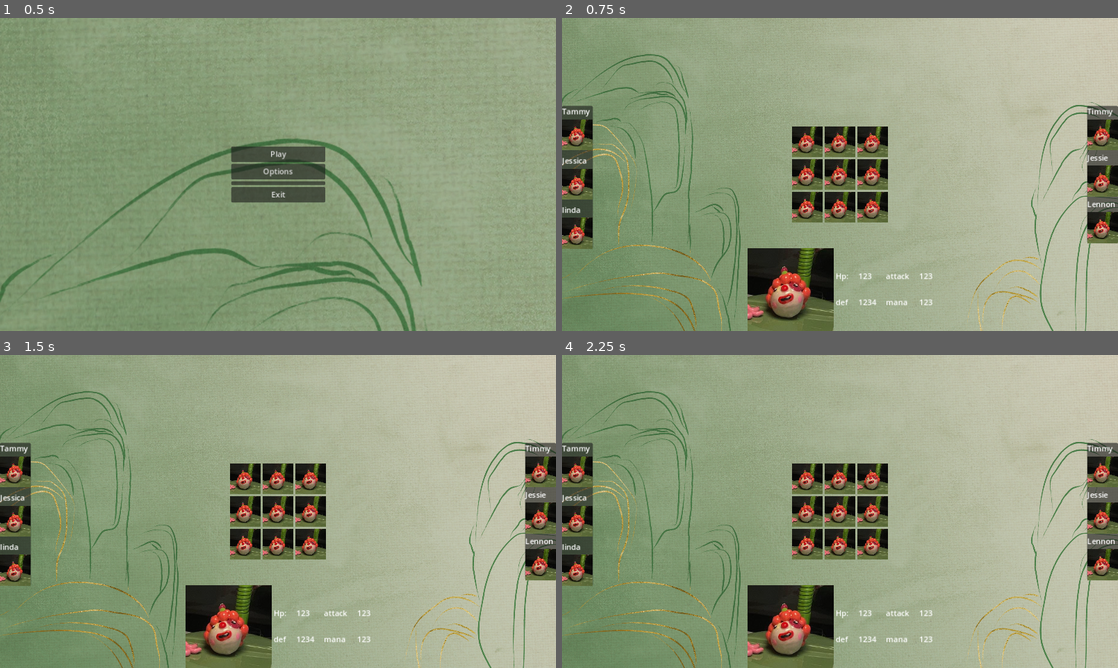
Above: before the commit, frames 1-4 (two rows, left to right).
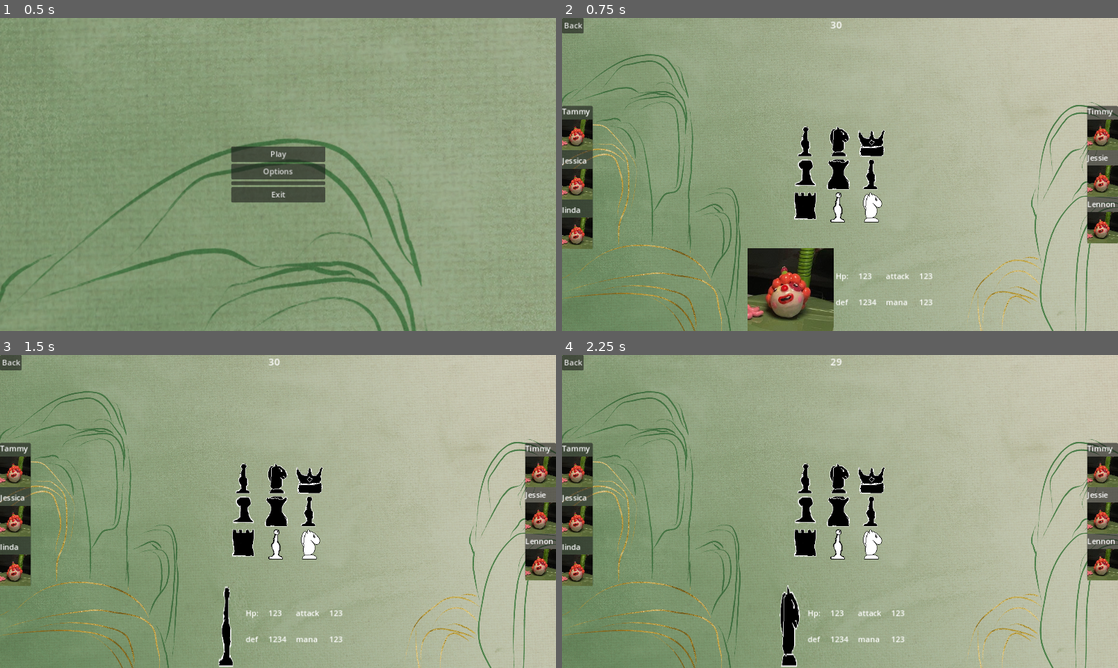
Above: after the commit, the same moments.

Repository: pt80/boardGame
Game: Godot game, scene res://scenes/mainMenu.tscn
The game is run twice, just before and just after one commit, with the same random seed, the same clock (stepped at 60 frames per second) and the same inputs.
Inputs (mouse positions are in pixels of both pictures, inside the frame that each line leads up to):
- Up to frame 1 (0.5 s): no input
- Up to frame 2 (0.75 s): click "Play" at 0.5 s
- Up to frame 3 (1.5 s): click (244, 480) at 1.27 s
- Up to frame 4 (2.25 s): click (840, 480) at 2.02 s

Frame 1 is identical in both runs. In frame 2, 4.9% of the frame differs, in the area x 0-59%, y 0-66%; in frame 3, 9.3%, in the area x 0-67%, y 0-100%; in frame 4, 9.3%.

Commit message:
added select buttons

Diff:
--- a/project.godot
+++ b/project.godot
@@ -17,6 +17,7 @@
 [autoload]
 
 GameManager="*res://scripts/game_manager.gd"
+CharacterData="*res://scripts/character_data.gd"
 
 [display]
 
--- /dev/null
+++ b/scenes/characterSelect.gd
@@ -0,0 +1,29 @@
+extends Control
+
+@onready var timer_label = $CanvasLayer/timerLabel
+@onready var character_select = $CanvasLayer/characterSelect
+@onready var selected_info = $CanvasLayer/selectedInfo
+@onready var selected_image = $CanvasLayer/selectedInfo/selectedImage
+
+var selectionTime = 30
+
+func _ready():
+	for i in CharacterData.units:
+		var image = TextureButton.new()
+		image.texture_normal = load(CharacterData.units[i]['image'])
+		character_select.add_child(image)
+		image.connect("pressed", updateSelectedUnit.bind(i))
+		print(CharacterData.units[i]['image'])
+
+func updateSelectedUnit(selected):
+	print(selected)
+	selected_image.texture = load(CharacterData.units[selected]['image'])
+
+func _on_timer_timeout():
+	selectionTime -= 1
+	if selectionTime == 0:
+		selectionTime = 30
+	timer_label.text = str(selectionTime)
+
+func _on_back_pressed():
+	get_tree().change_scene_to_file("res://scenes/mainMenu.tscn")
--- a/scenes/characterSelect.tscn
+++ b/scenes/characterSelect.tscn
@@ -1,6 +1,7 @@
-[gd_scene load_steps=3 format=3 uid="uid://dmafqghepc407"]
+[gd_scene load_steps=4 format=3 uid="uid://dmafqghepc407"]
 
 [ext_resource type="Texture2D" uid="uid://bybsb2to22jbt" path="res://images/GH3SBvzacAElecm.jpg" id="1_26ryc"]
+[ext_resource type="Script" path="res://scenes/characterSelect.gd" id="1_wysl2"]
 [ext_resource type="Texture2D" uid="uid://bukp8g7xdqoa8" path="res://images/testUnit.png" id="2_3ptpw"]
 
 [node name="characterSelection" type="Control"]
@@ -10,6 +11,10 @@
 anchor_bottom = 1.0
 grow_horizontal = 2
 grow_vertical = 2
+script = ExtResource("1_wysl2")
+
+[node name="Timer" type="Timer" parent="."]
+autostart = true
 
 [node name="CanvasLayer" type="CanvasLayer" parent="."]
 
@@ -136,62 +141,7 @@
 grow_vertical = 2
 columns = 3
 
-[node name="TextureRect" type="TextureRect" parent="CanvasLayer/characterSelect"]
-custom_minimum_size = Vector2(64, 64)
-layout_mode = 2
-texture = ExtResource("2_3ptpw")
-expand_mode = 1
-
-[node name="TextureRect2" type="TextureRect" parent="CanvasLayer/characterSelect"]
-custom_minimum_size = Vector2(64, 64)
-layout_mode = 2
-texture = ExtResource("2_3ptpw")
-expand_mode = 1
-
-[node name="TextureRect3" type="TextureRect" parent="CanvasLayer/characterSelect"]
-custom_minimum_size = Vector2(64, 64)
-layout_mode = 2
-texture = ExtResource("2_3ptpw")
-expand_mode = 1
-
-[node name="TextureRect4" type="TextureRect" parent="CanvasLayer/characterSelect"]
-custom_minimum_size = Vector2(64, 64)
-layout_mode = 2
-texture = ExtResource("2_3ptpw")
-expand_mode = 1
-
-[node name="TextureRect5" type="TextureRect" parent="CanvasLayer/characterSelect"]
-custom_minimum_size = Vector2(64, 64)
-layout_mode = 2
-texture = ExtResource("2_3ptpw")
-expand_mode = 1
-
-[node name="TextureRect6" type="TextureRect" parent="CanvasLayer/characterSelect"]
-custom_minimum_size = Vector2(64, 64)
-layout_mode = 2
-texture = ExtResource("2_3ptpw")
-expand_mode = 1
-
-[node name="TextureRect7" type="TextureRect" parent="CanvasLayer/characterSelect"]
-custom_minimum_size = Vector2(64, 64)
-layout_mode = 2
-texture = ExtResource("2_3ptpw")
-expand_mode = 1
-
-[node name="TextureRect8" type="TextureRect" parent="CanvasLayer/characterSelect"]
-custom_minimum_size = Vector2(64, 64)
-layout_mode = 2
-texture = ExtResource("2_3ptpw")
-expand_mode = 1
-
-[node name="TextureRect9" type="TextureRect" parent="CanvasLayer/characterSelect"]
-custom_minimum_size = Vector2(64, 64)
-layout_mode = 2
-size_flags_vertical = 4
-texture = ExtResource("2_3ptpw")
-expand_mode = 1
-
-[node name="HBoxContainer" type="HBoxContainer" parent="CanvasLayer"]
+[node name="selectedInfo" type="HBoxContainer" parent="CanvasLayer"]
 anchors_preset = 7
 anchor_left = 0.5
 anchor_top = 1.0
@@ -204,45 +154,64 @@
 grow_vertical = 0
 alignment = 1
 
-[node name="TextureRect" type="TextureRect" parent="CanvasLayer/HBoxContainer"]
-layout_mode = 2
-texture = ExtResource("2_3ptpw")
-
-[node name="GridContainer" type="GridContainer" parent="CanvasLayer/HBoxContainer"]
+[node name="selectedImage" type="TextureRect" parent="CanvasLayer/selectedInfo"]
+layout_mode = 2
+texture = ExtResource("2_3ptpw")
+
+[node name="selectedStats" type="GridContainer" parent="CanvasLayer/selectedInfo"]
 layout_mode = 2
 size_flags_vertical = 4
 theme_override_constants/h_separation = 20
 theme_override_constants/v_separation = 30
 columns = 4
 
-[node name="Label" type="Label" parent="CanvasLayer/HBoxContainer/GridContainer"]
+[node name="Label" type="Label" parent="CanvasLayer/selectedInfo/selectedStats"]
 layout_mode = 2
 text = "Hp:"
 
-[node name="Label2" type="Label" parent="CanvasLayer/HBoxContainer/GridContainer"]
+[node name="Label2" type="Label" parent="CanvasLayer/selectedInfo/selectedStats"]
 layout_mode = 2
 text = "123"
 
-[node name="Label3" type="Label" parent="CanvasLayer/HBoxContainer/GridContainer"]
+[node name="Label3" type="Label" parent="CanvasLayer/selectedInfo/selectedStats"]
 layout_mode = 2
 text = "attack"
 
-[node name="Label4" type="Label" parent="CanvasLayer/HBoxContainer/GridContainer"]
+[node name="Label4" type="Label" parent="CanvasLayer/selectedInfo/selectedStats"]
 layout_mode = 2
 text = "123"
 
-[node name="Label5" type="Label" parent="CanvasLayer/HBoxContainer/GridContainer"]
+[node name="Label5" type="Label" parent="CanvasLayer/selectedInfo/selectedStats"]
 layout_mode = 2
 text = "def"
 
-[node name="Label6" type="Label" parent="CanvasLayer/HBoxContainer/GridContainer"]
+[node name="Label6" type="Label" parent="CanvasLayer/selectedInfo/selectedStats"]
 layout_mode = 2
 text = "1234"
 
-[node name="Label7" type="Label" parent="CanvasLayer/HBoxContainer/GridContainer"]
+[node name="Label7" type="Label" parent="CanvasLayer/selectedInfo/selectedStats"]
 layout_mode = 2
 text = "mana"
 
-[node name="Label8" type="Label" parent="CanvasLayer/HBoxContainer/GridContainer"]
+[node name="Label8" type="Label" parent="CanvasLayer/selectedInfo/selectedStats"]
 layout_mode = 2
 text = "123"
+
+[node name="timerLabel" type="Label" parent="CanvasLayer"]
+anchors_preset = 5
+anchor_left = 0.5
+anchor_right = 0.5
+offset_left = -20.0
+offset_right = 20.0
+offset_bottom = 23.0
+grow_horizontal = 2
+theme_override_font_sizes/font_size = 20
+text = "30"
+
+[node name="back" type="Button" parent="CanvasLayer"]
+offset_right = 8.0
+offset_bottom = 8.0
+text = "Back"
+
+[connection signal="timeout" from="Timer" to="." method="_on_timer_timeout"]
+[connection signal="pressed" from="CanvasLayer/back" to="." method="_on_back_pressed"]
--- /dev/null
+++ b/scripts/character_data.gd
@@ -0,0 +1,58 @@
+extends Node
+
+const units = {
+	'anna':{
+		'image': "res://images/blackBishop.png",
+		'hp': 100,
+		'def':35,
+		'attack': 30
+	},
+	'ally':{
+		'image': "res://images/blackHorse.png",
+		'hp': 100,
+		'def':35,
+		'attack': 30
+	},
+	'aj':{
+		'image': "res://images/blackKing.png",
+		'hp': 100,
+		'def':35,
+		'attack': 30
+	},
+	'axe':{
+		'image': "res://images/blackpawn.png",
+		'hp': 100,
+		'def':35,
+		'attack': 30
+	},
+	'xander':{
+		'image': "res://images/blackQueen.png",
+		'hp': 100,
+		'def':35,
+		'attack': 30
+	},
+	'cage':{
+		'image': "res://images/blackBishop.png",
+		'hp': 100,
+		'def':35,
+		'attack': 30
+	},
+	'aaron':{
+		'image': "res://images/blackRook.png",
+		'hp': 100,
+		'def':35,
+		'attack': 30
+	},
+	'alexa':{
+		'image': "res://images/whiteBishop.png",
+		'hp': 100,
+		'def':35,
+		'attack': 30
+	},
+	'argo':{
+		'image': "res://images/whiteHorse.png",
+		'hp': 100,
+		'def':35,
+		'attack': 30
+	}
+}
